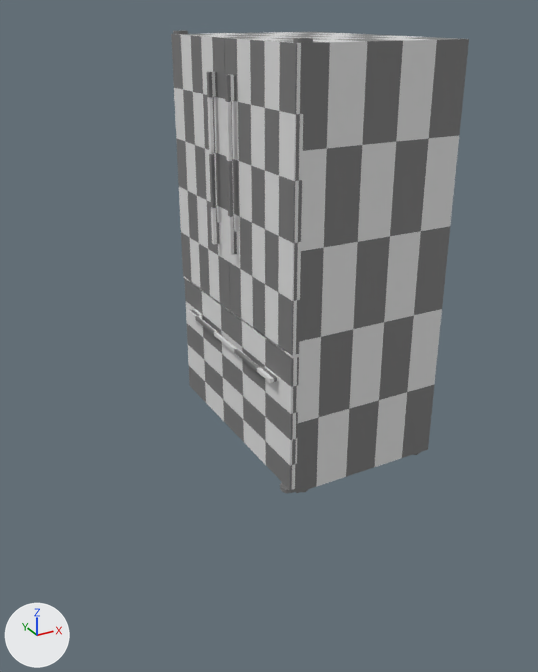
Two versions of the Blender file Fridge.blend, one commit apart.
Camera for both pictures: a 50 mm camera at (-1.57, -2.75, 0.99) aimed at (-0.17, -0.2, -0.29). Arrows for +X, +Y and +Z are at lower left; the lights stay in place.

The first picture shows 'Door_Left', 'Door_Right', 'Freezer_Door', 'Fridge_Main'.
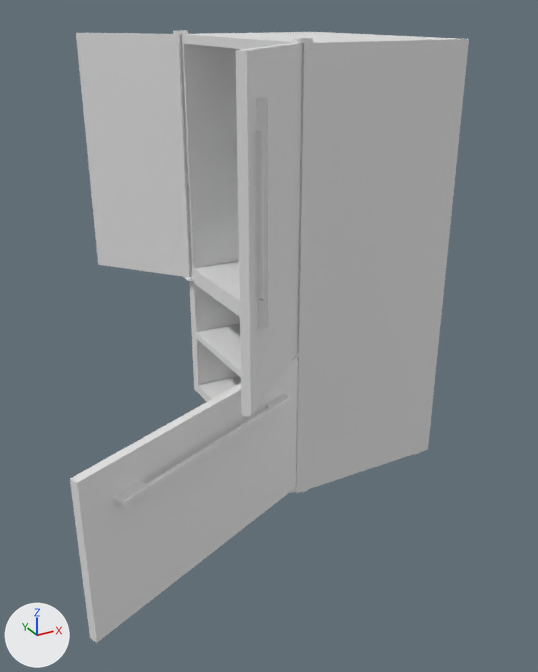
Pixel boxes [x1, y1, x2, y2] of what changed, in the pictures (538 x 672 px):
'Fridge_Main', recoloured: [173, 30, 469, 493] in both
'Freezer_Door', recoloured, turned: before [184, 278, 299, 490]; after [70, 358, 298, 643]
'Door_Left', recoloured, turned: before [171, 34, 230, 310]; after [76, 33, 191, 277]
'Door_Right', recoloured, turned: before [224, 38, 305, 355]; after [235, 43, 303, 417]

What changed in the scene script:
```text
Change me_fridge_main:
    where me_fridge_main.from_pydata(...)  # 406 vertices, 362 faces; spans x -0.42..0.35, y -0.54..0.54, z -0.92..0.9
    remove me_fridge_main.materials.append(mat_material)
Change me_freezer_door:
    where me_freezer_door.from_pydata(...)  # 32 vertices, 28 faces; spans x -0.054..0.024, y -0.016..1.064, z -0.611..0.0
    remove me_freezer_door.materials.append(mat_material)
Change me_door_right:
    where me_door_right.from_pydata(...)  # 32 vertices, 28 faces; spans x -0.053..0.016, y -0.019..0.52, z -1.126..0.0
    remove me_door_right.materials.append(mat_material)
Change me_door_left:
    where me_door_left.from_pydata(...)  # 32 vertices, 28 faces; spans x -0.053..0.016, y -0.52..0.019, z -1.126..0.0
    remove me_door_left.materials.append(mat_material)
Change ob_freezer_door:
    ob_freezer_door.rotation_euler: (0.0, 0.0, 0.0) -> (0.0, 0.0, 1.981)  # degrees (0, 0, 0) -> degrees (0, 0, 114)
Change ob_door_right:
    ob_door_right.rotation_euler: (0.0, 0.0, 0.0) -> (0.0, 0.0, 2.306)  # degrees (0, 0, 0) -> degrees (0, 0, 132)
Change ob_door_left:
    ob_door_left.rotation_euler: (0.0, 0.0, 0.0) -> (0.0, 0.0, -2.463)  # degrees (0, 0, 0) -> degrees (0, 0, -141)
```
